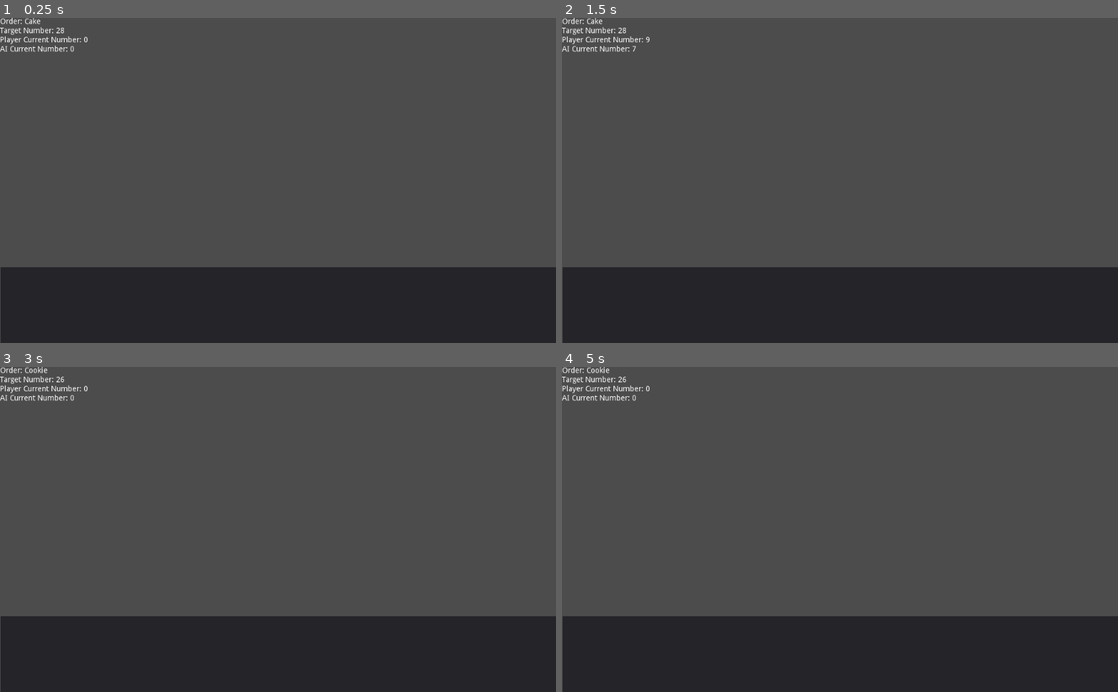
Above: before the commit, frames 1-4 (two rows, left to right).
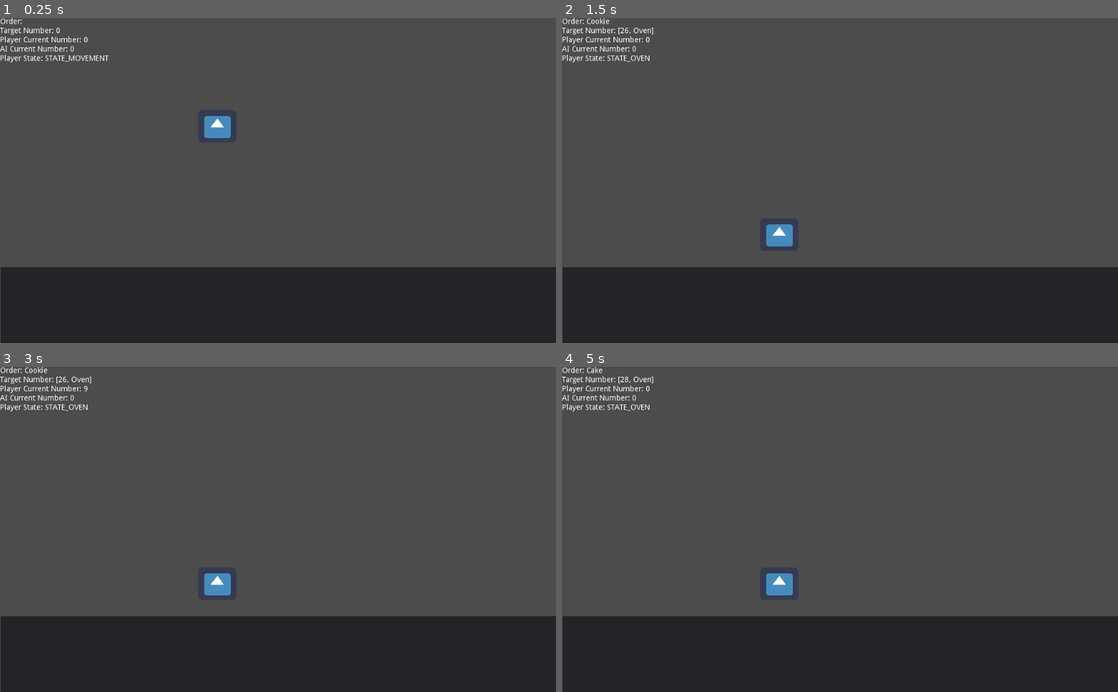
Above: after the commit, the same moments.

Repository: kash851/BlackjackBaking
Game: Godot game, scene res://Scenes/Kitchen.tscn
Two runs of this game, one before a commit and one after it. Both use one fixed random seed, a clock stepped at 60 frames per second and the inputs below. The project has no main scene, so this scene is started directly. The engine's default icon, where the game draws it, is replaced by a stand-in: a white triangle on a blue panel in a dark square.
Inputs:
- Up to frame 1 (0.25 s): no input
- Up to frame 2 (1.5 s): tap Enter at 0.5 s; hold Right (ui_right) 0.53-1.28 s; tap Space at 1.25 s; hold Left (ui_left) from 1.28 s (still down)
- Up to frame 3 (3 s): tap Enter at 2 s; release Left (ui_left) at 2.03 s; hold Right (ui_right) from 2.03 s (still down); tap Space at 2.75 s
- Up to frame 4 (5 s): tap Enter at 3.5 s; release Right (ui_right) at 3.53 s; hold Left (ui_left) from 3.53 s (still down); tap Space at 4.25 s

The runs differ from the first frame. In frame 1, 0.5% of the frame differs, in the area x 0-42%, y 0-37%; in frame 2, 0.6%, in the area x 0-42%, y 0-71%; in frame 3, 0.5%; in frame 4, 0.6%.
Error after the commit: Invalid operands 'int' and 'Array' in operator '>'. (res://Scripts/Blackjack.gd:50)

Commit message:
more work, prototype almost done!

Diff:
--- a/Scenes/Customer.tscn
+++ b/Scenes/Customer.tscn
@@ -1,12 +1,8 @@
 [gd_scene load_steps=2 format=2]
 
-[sub_resource type="SpriteFrames" id=1]
-animations = [ {
-"frames": [  ],
-"loop": false,
-"name": "default",
-"speed": 5.0
-} ]
+[ext_resource path="res://Scripts/Customer.gd" type="Script" id=1]
 
-[node name="AnimatedSprite" type="AnimatedSprite"]
-frames = SubResource( 1 )
+[node name="Customer" type="Sprite"]
+script = ExtResource( 1 )
+
+[node name="Timer" type="Timer" parent="."]
--- a/Scenes/Kitchen.tscn
+++ b/Scenes/Kitchen.tscn
@@ -1,6 +1,7 @@
-[gd_scene load_steps=2 format=2]
+[gd_scene load_steps=3 format=2]
 
 [ext_resource path="res://Scripts/Blackjack.gd" type="Script" id=1]
+[ext_resource path="res://Scenes/Player.tscn" type="PackedScene" id=2]
 
 [node name="Kitchen" type="Node2D"]
 script = ExtResource( 1 )
@@ -23,3 +24,8 @@
 __meta__ = {
 "_edit_use_anchors_": false
 }
+
+[node name="Player" parent="." instance=ExtResource( 2 )]
+scale = Vector2( 1.08966, 0.946879 )
+
+[node name="Timer" type="Timer" parent="."]
--- a/Scripts/Blackjack.gd
+++ b/Scripts/Blackjack.gd
@@ -4,47 +4,61 @@
 # Declare member variables here. Examples:
 # var a = 2
 # var b = "text"
+
+
+
 var target = 0
 var playerCurrent = 0
 var AICurrent = 0
 var targetName = ""
 var calling = false
 
+signal finished(win)
+
+var customer = preload("res://Scenes/Customer.tscn")
+
+onready var player
 onready var label
 var keys = OrderConstants.orders.keys()
 
 # Called when the node enters the scene tree for the first time.
 func _ready():
-	#Only doing this so that the 0.5 second delay doesn't happen
-	randomize()
-	target = OrderConstants.orders[keys[randi() % 3]]
-	for x in keys:
-		if OrderConstants.orders[x]  == target:
-			targetName = x
-	playerCurrent = 0
-	AICurrent = 0
 	label = get_node("Label")
+	player = get_node("Player")
+	$Timer.start(5.0)
+	$Timer.connect("timeout",self, "onTimerTimeout")
+	player.connect("call", self, "blackJackCall")
+	player.connect("hit", self, "blackJackHit")
+	player.connect('start', self, "blackJackStart")
+	player.connect('stop', self,"blackJackStop")
+	blackJackReset()
 
 
 # Called every frame. 'delta' is the elapsed time since the previous frame.
 func _process(delta):
 	label.text = ""
-	if Input.is_action_just_pressed("ui_right"):
-		if(not calling):
-			blackJackHit()
-	elif Input.is_action_just_pressed("ui_left"):
-		blackJackCall()
 	label.text += "Order: " + targetName + "\n"
 	label.text += "Target Number: " + str(target) + "\n"
 	label.text += "Player Current Number: " + str(playerCurrent) + "\n"
 	label.text += "AI Current Number: " + str(AICurrent) + "\n"
+	label.text += "Player State: " + player.State.keys()[player.currentState] + "\n"
 func blackJackHit():
-	print("hitting")
-	var roll = randi() % 10 + 1
-	playerCurrent += roll
-	if(playerCurrent > target):
-		blackJackReset()
-		print("You lost :D")
+	if(not calling):
+		print("hitting")
+		var roll = randi() % 10 + 1
+		playerCurrent += roll
+		if(playerCurrent > target):
+			emit_signal("finished",false)
+			blackJackStart(targetName)
+			print("You lost :D")
+
+func onTimerTimeout():
+	var node = customer.instance()
+	if(not get_node("Customer")):
+		add_child(node)
+		self.connect("finished", get_node("Customer"), "onFinished")
+		print("customer added")
+	$Timer.start(5.0)
 
 func blackJackCall():
 	print("calling")
@@ -59,16 +73,31 @@
 			continue
 		if(AICurrent > target):
 			print("You win :DDD")
+			emit_signal("finished",true)
 			blackJackReset()
 			return
 	if(AICurrent >  playerCurrent):
 		print("You lost :D")
+		emit_signal("finished",false)
+		blackJackStart(targetName)
 	else:
 		print("You Win :DDD")
-	blackJackReset()
+		emit_signal("finished",true)
+		blackJackReset()
+
+
+
+
+func blackJackStart(order):
+	calling = false
+	playerCurrent = 0
+	AICurrent = 0
+	target = OrderConstants.orders[order]
+	targetName = order
 
 func blackJackReset():
-	yield(get_tree().create_timer(0.5),"timeout")
+	if(label):
+		yield(get_tree().create_timer(0.5),"timeout")
 	calling = false
 	randomize()
 	target = OrderConstants.orders[keys[randi() % 3]]
@@ -77,4 +106,3 @@
 			targetName = x
 	playerCurrent = 0
 	AICurrent = 0
-	label = get_node("Label")
--- /dev/null
+++ b/Scripts/Customer.gd
@@ -0,0 +1,26 @@
+extends Sprite
+
+
+onready var timer = $Timer
+onready var player
+
+var randomOrder
+signal giveOrder(order)
+
+
+func _ready():
+	player = get_parent().get_node("Player")
+	self.connect("giveOrder",player,"onOrderReceived")
+	timer.connect("timeout",self,"onTimerTimeout")
+	randomOrder = OrderConstants.orders.keys()[randi() % 3]
+	emit_signal("giveOrder", randomOrder)
+	timer.start(rand_range(60,80))
+
+func onFinished(win):
+	if(win):
+		print("customer satisfied!!! :DDDDDD")
+		queue_free()
+
+func onTimerTimeout():
+	print("Customer that ordered " + randomOrder + " left!")
+	queue_free()
--- a/Scripts/OrderConstants.gd
+++ b/Scripts/OrderConstants.gd
@@ -1,8 +1,9 @@
 extends Node
 
 const orders = {
-	"Donut" : 23,
-	"Cookie" : 26,
-	"Cake" : 28,
-	"Meringue": 21,
+	"Donut" : [23, "Oven"],
+	"Cookie" : [26, "Oven"],
+	"Cake" : [28,"Oven"],
+	"Meringue": [21, "Mixer"],
+	"Frosting": [30, "Mixer"]
 }
--- a/Scripts/Player.gd
+++ b/Scripts/Player.gd
@@ -7,6 +7,10 @@
 enum State {STATE_ORDER = 0, STATE_OVEN = 1 , STATE_MIXER = 2,STATE_MOVEMENT = 3}
 export(Array, Vector2) var positions
 
+signal call
+signal hit
+signal start(order)
+signal stop
 
 var currentState = State.STATE_MOVEMENT
 #This is the current index of the positon array
@@ -14,6 +18,7 @@
 
 # Called when the node enters the scene tree for the first time.
 func _ready():
+	get_parent().connect("finished",self,"blackJackFinished")
 	self.global_position = positions[currentPos]
 	pass # Replace with function body.
 
@@ -28,7 +33,11 @@
 		ovenState()
 	elif(currentState == State.STATE_MIXER):
 		mixerState()
-	print(currentState)
+
+func onOrderReceived(order):
+	emit_signal("start",order)
+	print(order + " passed")
+	pass
 
 func movementState():
 	if(Input.is_action_just_pressed("ui_right")):
@@ -43,7 +52,14 @@
 	pass
 
 func ovenState():
-	pass
+	if(Input.is_action_just_pressed("ui_right")):
+		emit_signal("hit")
+	elif(Input.is_action_just_pressed("ui_left")):
+		emit_signal("call")
+
+func blackJackFinished(win):
+	if(win):
+		currentState = State.STATE_MOVEMENT
 
 func mixerState():
 	pass
